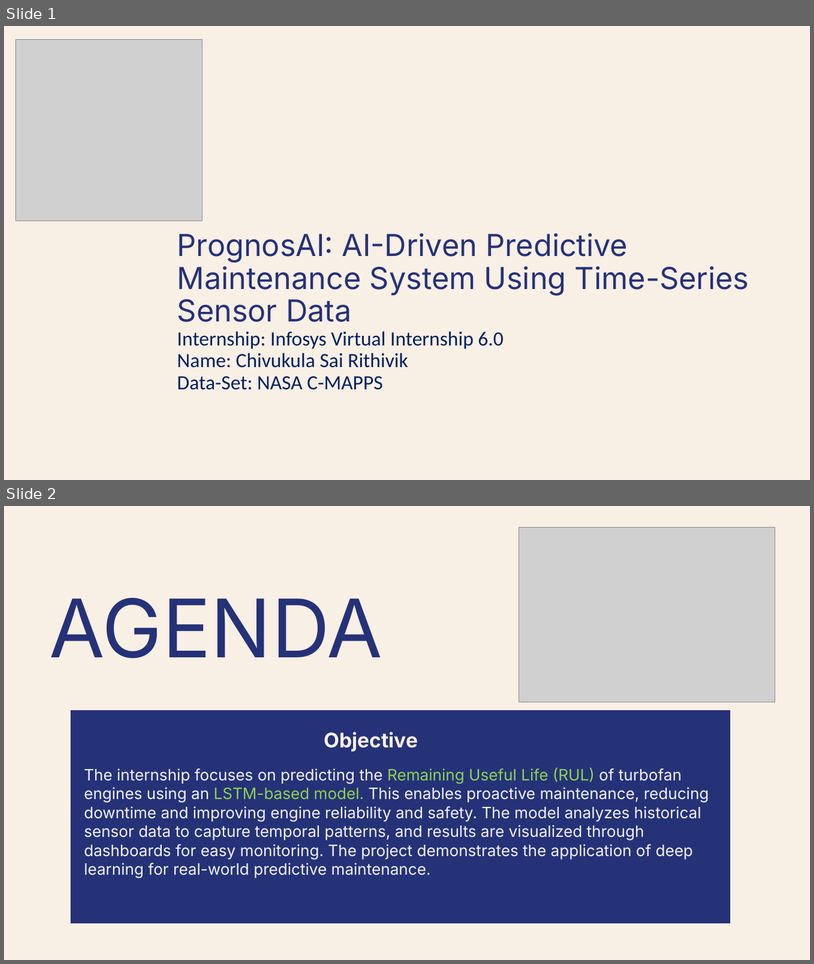
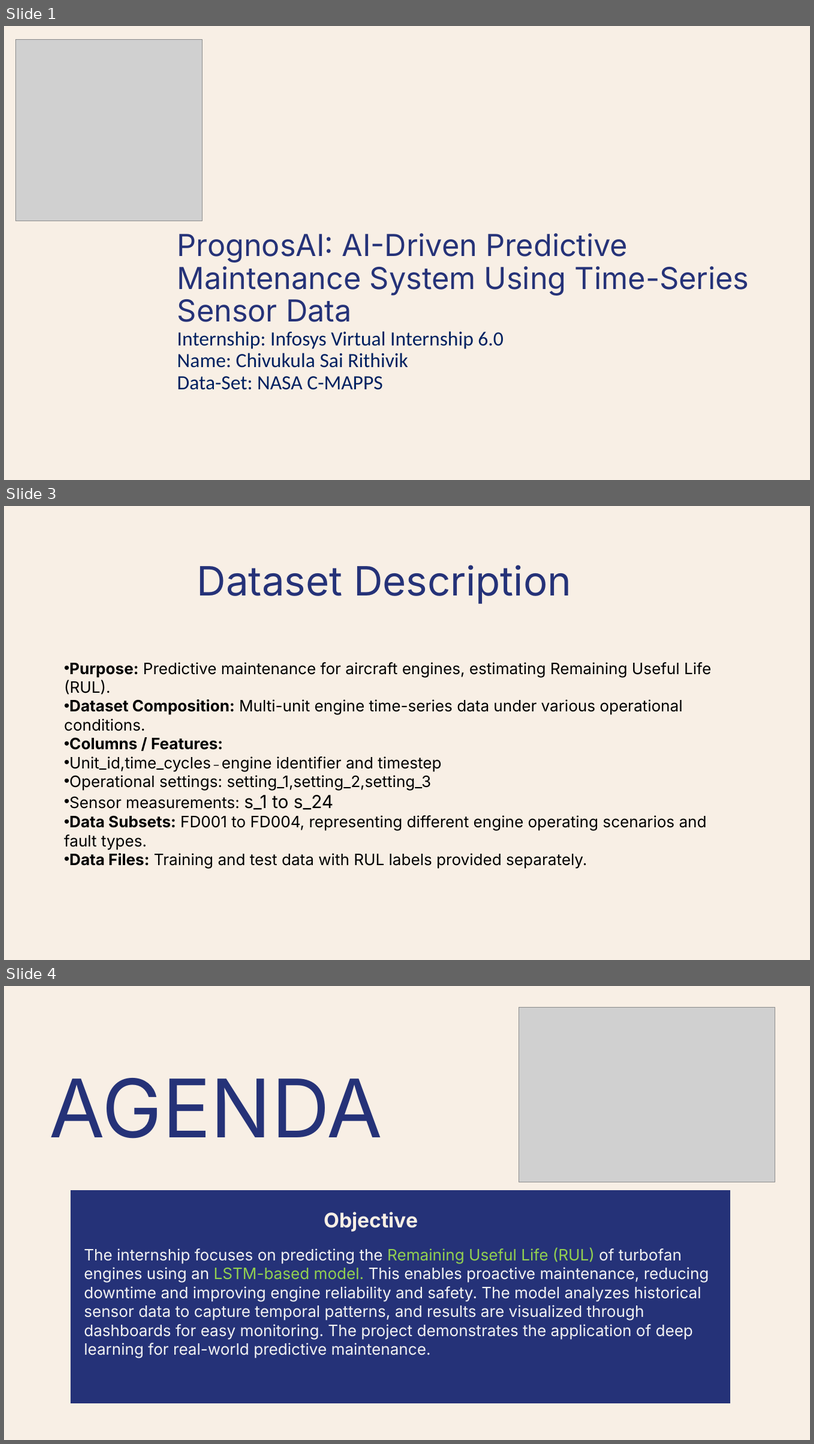
Before and after one commit to PrognosAI-INF-SB/Chivukula-Sai-Rithivik, a slide deck: final_drafts/final_ppt.pptx. Shown one above the other, each under a label of ours: slides 1 and 2 before the commit, slides 1, 3 and 4 after it; the slides between them are not shown. The pictures are 814x964 and 814x1444 pixels, drawn with LibreOffice and Linux fonts; fonts in the diff are those of the drawing; grey boxes stand for pictures. Boxes give left, top, right and bottom in pixels: in the first picture for what was removed or moved away, otherwise in the second. Text is boxed around its words. In the diff, an @@ line names an element or a change of style, - is before the commit and + after.

```diff
--- a/final_drafts/final_ppt.pptx
+++ b/final_drafts/final_ppt.pptx
@@ slide 3 added at [4,506,810,960], background #F8EFE5 @@
@@ text added at [197,565,572,604], 72 pt, text #253278 @@
+Dataset Description
@@ text added at [64,662,711,868], 28 pt, text #000000 @@
+• Purpose: Predictive maintenance for aircraft engines, estimating Remaining Useful Life (RUL).
+• Dataset Composition: Multi-unit engine time-series data under various operational conditions.
+• Columns / Features:
+• Unit_id,time_cycles – engine identifier and timestep
+• Operational settings: setting_1,setting_2,setting_3
+• Sensor measurements: s_1 to s_24
+• Data Subsets: FD001 to FD004, representing different engine operating scenarios and fault types.
+• Data Files: Training and test data with RUL labels provided separately.
@@ what was slide 2 is now slide 4 @@
```
Also in this commit, not shown: 7 slides changed, 2 other slides added.
